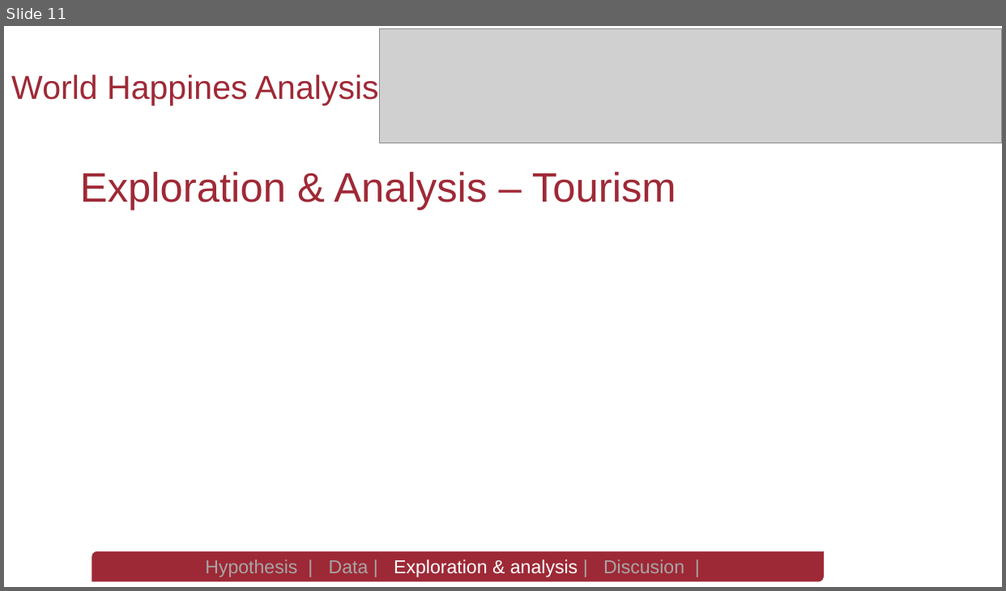
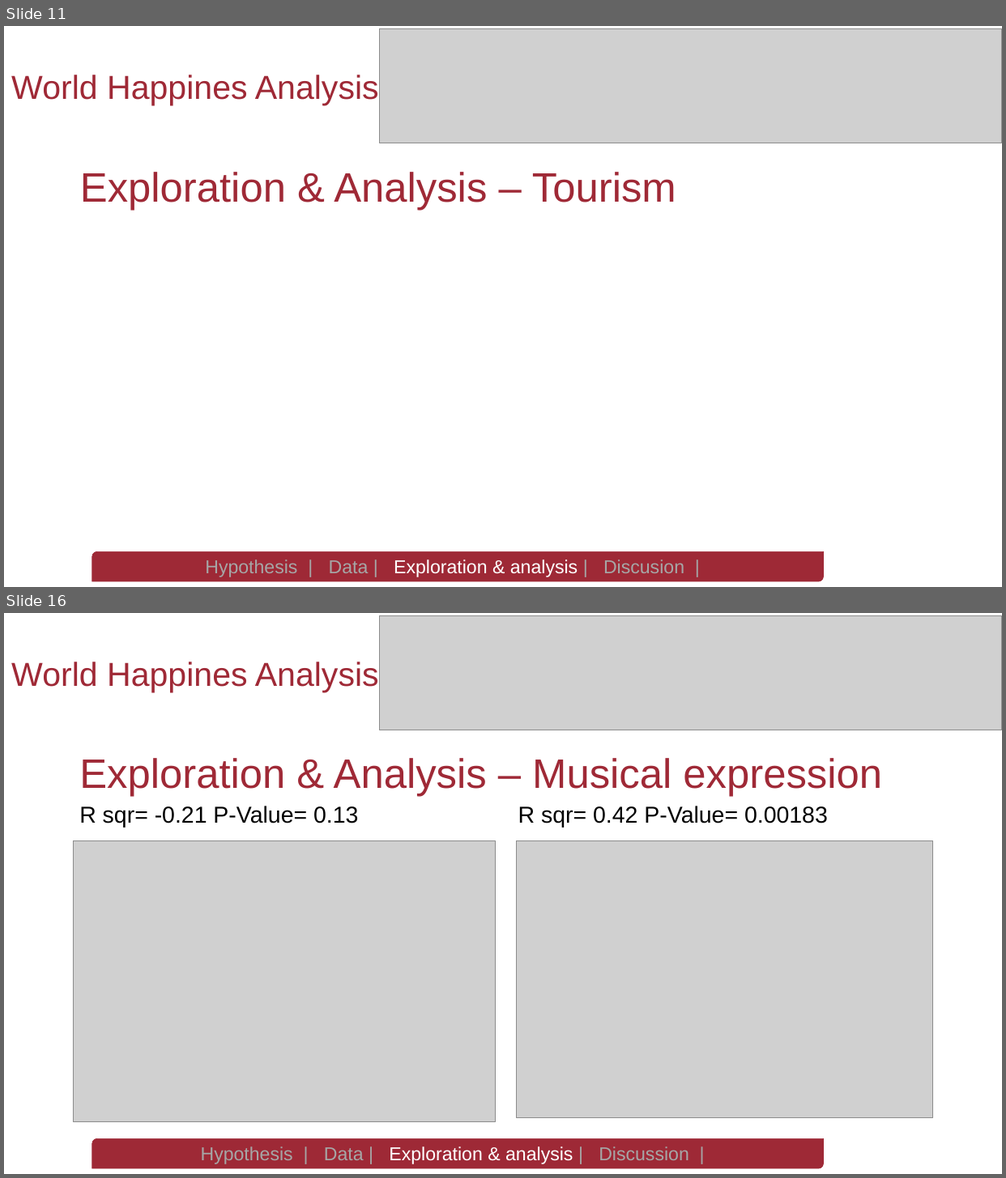
Before and after one commit to spastranas/GroupProject, a slide deck: World Happiness Analysis- Group 4 Final Presentation.pptx. Shown one above the other, each under a label of ours: slide 11 before the commit, slides 11 and 16 after it; the slides between them are not shown. The pictures are 1006x591 and 1006x1178 pixels, drawn with LibreOffice and Linux fonts; fonts in the diff are those of the drawing; grey boxes stand for pictures; background and template pictures are left out. Boxes give left, top, right and bottom in pixels: in the first picture for what was removed or moved away, otherwise in the second. Text is boxed around its words. In the diff, an @@ line names an element or a change of style, - is before the commit and + after.

```diff
--- a/World Happiness Analysis- Group 4 Final Presentation.pptx
+++ b/World Happiness Analysis- Group 4 Final Presentation.pptx
@@ slide 16 added at (4, 613, 1002, 1174), background picture (left out) @@
@@ picture added at (379, 615, 1002, 730) @@
@@ text added at (11, 662, 379, 692), 32 pt, text #9F2936 @@
+World Happines Analysis
@@ title added at (79, 758, 882, 796), 39.6 pt, text #9F2936 @@
+Exploration & Analysis – Musical expression
@@ text added at (79, 806, 358, 828), 22.2 pt, text #000000 @@
+R sqr= -0.21 P-Value= 0.13
@@ text added at (518, 806, 828, 828), 22.2 pt, text #000000 @@
+R sqr= 0.42 P-Value= 0.00183
@@ picture added at (73, 841, 495, 1122) @@
@@ picture added at (517, 841, 933, 1118) @@
@@ round diag rect added at (92, 1139, 824, 1169), fill #9E2936, outline #9F2936 0.5 pt, 18 pt, text #A6A6A6 @@
+Hypothesis | Data | Exploration & analysis | Discussion |
```
Also in this commit, not shown: 4 slides changed, 4 other slides added, 1 slide removed, 3 other files.
